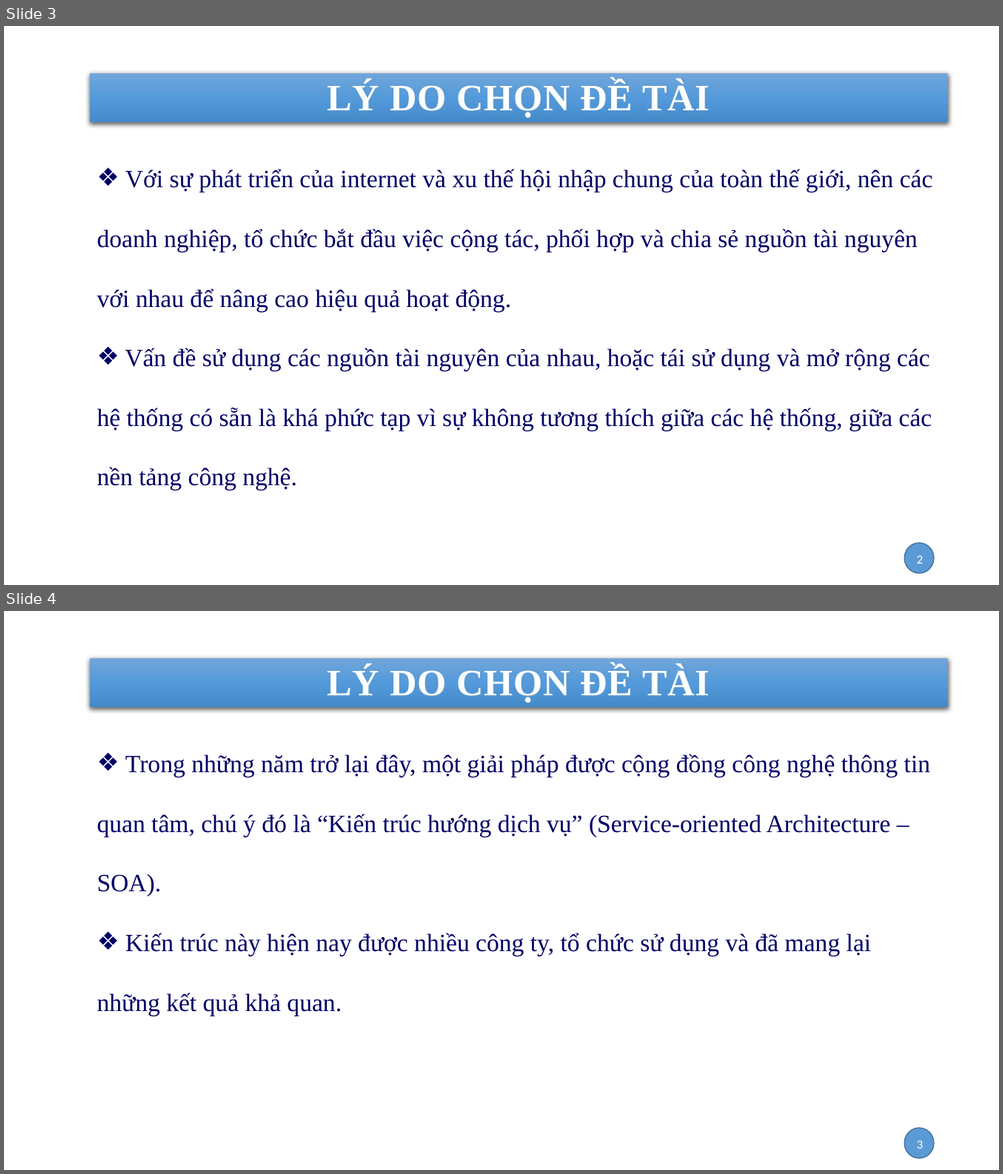
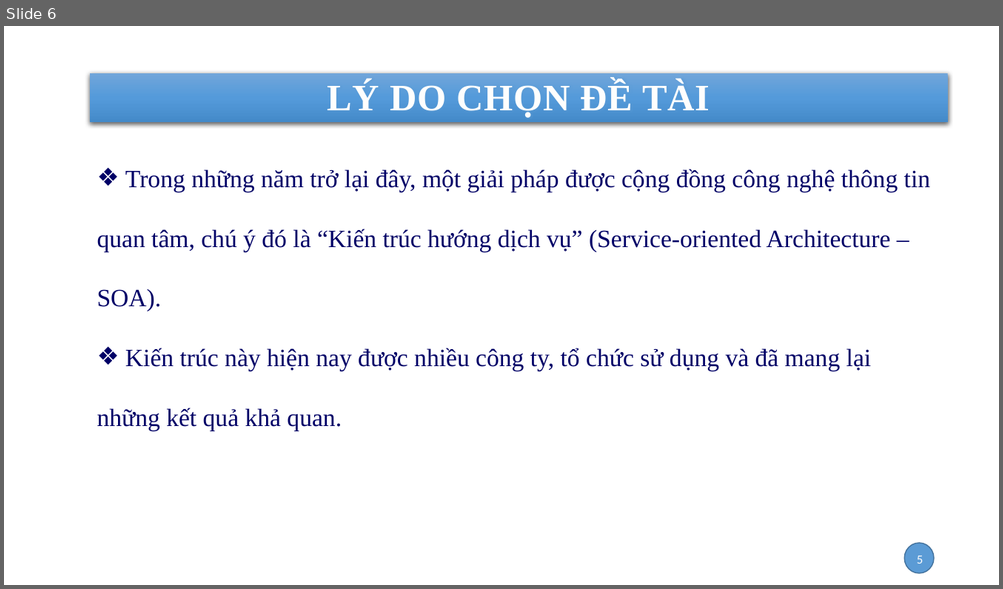
Before and after one commit to nhanhnt/LUANVAN, a slide deck: WORD/luanvan_nhanhnt.pptx. Shown one above the other, each under a label of ours: slides 3 and 4 before the commit, slide 6 after it. The pictures are 1003x1174 and 1003x589 pixels, drawn with LibreOffice and Linux fonts; fonts in the diff are those of the drawing; background and template pictures are left out. Boxes give left, top, right and bottom in pixels: in the first picture for what was removed or moved away, otherwise in the second. Text is boxed around its words. In the diff, an @@ line names an element or a change of style, - is before the commit and + after.

```diff
--- a/WORD/luanvan_nhanhnt.pptx
+++ b/WORD/luanvan_nhanhnt.pptx
@@ slide 3 removed at box(4, 26, 999, 585), background picture (left out) @@
@@ rectangle removed at box(90, 73, 948, 122) @@
-LÝ DO CHỌN ĐỀ TÀI
@@ text removed at box(97, 169, 933, 491) @@
-❖ Với sự phát triển của internet và xu thế hội nhập chung của toàn thế giới, nên các doanh nghiệp, tổ chức bắt đầu việc cộng tác, phối hợp và chia sẻ nguồn tài nguyên với nhau để nâng cao hiệu quả hoạt động.
-❖ Vấn đề sử dụng các nguồn tài nguyên của nhau, hoặc tái sử dụng và mở rộng các hệ thống có sẵn là khá phức tạp vì sự không tương thích giữa các hệ thống, giữa các nền tảng công nghệ.
@@ ellipse removed at box(905, 543, 933, 574) @@
@@ page number removed at box(916, 556, 922, 564) @@
-2
@@ what was slide 4 is now slide 6 @@
@@ page number at box(916, 556, 922, 564): text changed @@
-3
+5
```
Also in this commit, not shown: 2 slides changed, 3 slides added.
